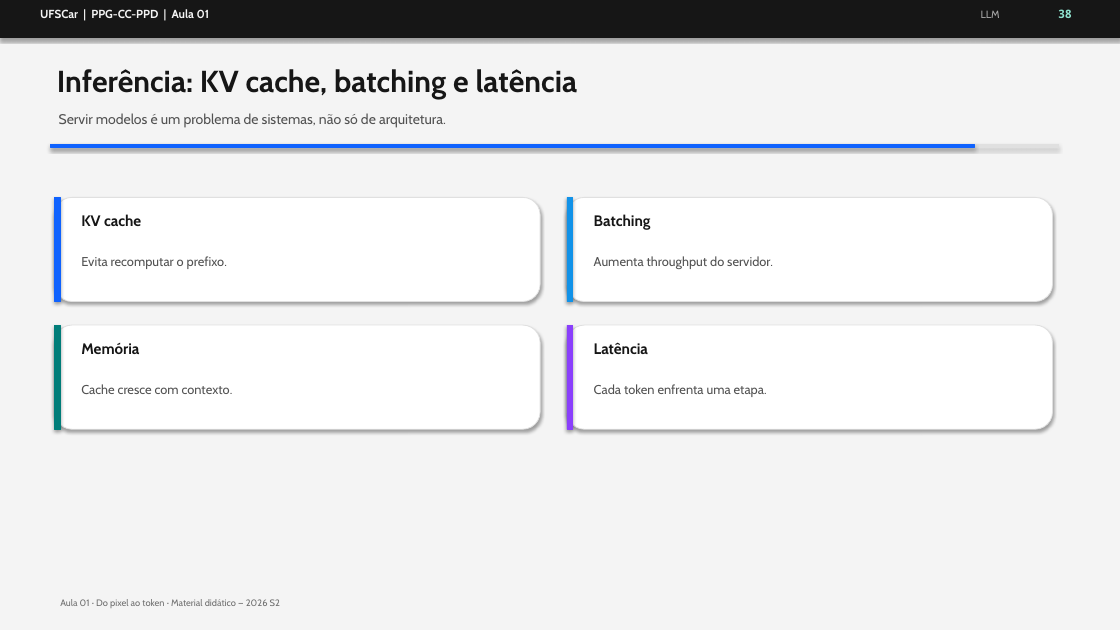
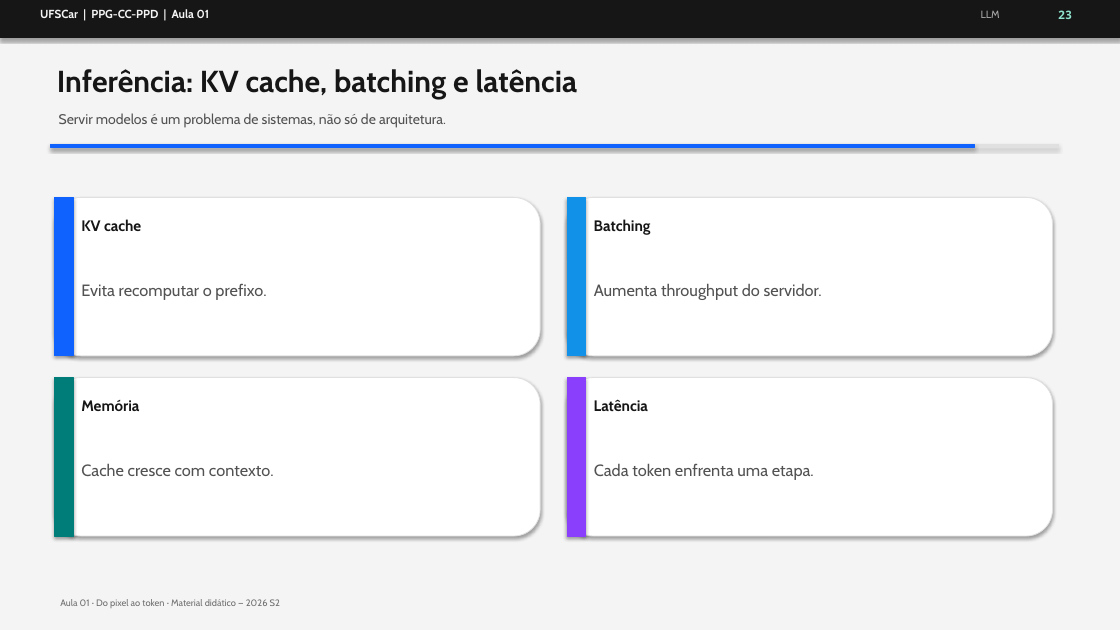
Before and after one commit to M3g4r00t/pescd-ufscar-ppd-2026-s2, a slide deck: slide 32 of content/aula_00_ppd_ufscar.pptx (slide 44 before the commit). Drawn at 1120x630 pixels with LibreOffice and Linux fonts; fonts in the diff are those of the drawing. Boxes give left, top, right and bottom in pixels: in the first picture for what was removed or moved away, otherwise in the second. Text is boxed around its words. In the diff, an @@ line names an element or a change of style, - is before the commit and + after.

```diff
--- a/content/aula_00_ppd_ufscar.pptx
+++ b/content/aula_00_ppd_ufscar.pptx
@@ text removed at box(1058, 9, 1072, 18) @@
-38
@@ text added at box(1058, 10, 1072, 19), 10 pt, text #8FE3CF, bold @@
+23
@@ rounded rectangle: place and size @@
-rounded rectangle at box(55, 197, 540, 302)
+rounded rectangle at box(55, 197, 540, 356)
@@ rectangle: place and size @@
-rectangle at box(55, 197, 60, 302)
+rectangle at box(55, 197, 73, 356)
@@ rounded rectangle: place and size @@
-rounded rectangle at box(567, 197, 1053, 302)
+rounded rectangle at box(567, 197, 1053, 356)
@@ rectangle: place and size @@
-rectangle at box(567, 197, 573, 302)
+rectangle at box(567, 197, 586, 356)
@@ text "KV cache": place and size @@
-text "KV cache" at box(81, 214, 141, 226)
+text "KV cache" at box(81, 219, 141, 231)
@@ text "Batching": place and size @@
-text "Batching" at box(594, 214, 651, 230)
+text "Batching" at box(594, 219, 651, 235)
@@ text "Evita recomputar o prefixo.": place and size @@
-text "Evita recomputar o prefixo." at box(81, 256, 227, 269)
+text "Evita recomputar o prefixo." at box(81, 284, 266, 300)
@@ text "Aumenta throughput do servidor.": place and size @@
-text "Aumenta throughput do servidor." at box(594, 256, 773, 269)
+text "Aumenta throughput do servidor." at box(594, 283, 822, 300)
@@ rounded rectangle: place and size @@
-rounded rectangle at box(55, 325, 540, 429)
+rounded rectangle at box(55, 377, 540, 536)
@@ rectangle: place and size @@
-rectangle at box(55, 325, 60, 429)
+rectangle at box(55, 377, 73, 536)
@@ rounded rectangle: place and size @@
-rounded rectangle at box(567, 325, 1053, 429)
+rounded rectangle at box(567, 377, 1053, 536)
@@ rectangle: place and size @@
-rectangle at box(567, 325, 573, 429)
+rectangle at box(567, 377, 586, 536)
@@ text "Memória": place and size @@
-text "Memória" at box(81, 343, 139, 354)
+text "Memória" at box(81, 400, 139, 411)
@@ text "Latência": place and size @@
-text "Latência" at box(594, 342, 648, 354)
+text "Latência" at box(594, 399, 648, 411)
@@ text "Cache cresce com contexto.": place and size @@
-text "Cache cresce com contexto." at box(81, 384, 233, 394)
+text "Cache cresce com contexto." at box(81, 463, 274, 476)
@@ size 11 to 14 pt in 4 elements at box(81, 284, 266, 300), box(594, 283, 822, 300), box(81, 463, 274, 476), box(594, 463, 814, 480) @@
@@ text "Cada token enfrenta uma etapa.": place and size @@
-text "Cada token enfrenta uma etapa." at box(594, 384, 767, 397)
+text "Cada token enfrenta uma etapa." at box(594, 463, 814, 480)
```
Also in this commit, not shown: 13 other slides changed, 9 slides added, 24 slides removed, 5 other files.
